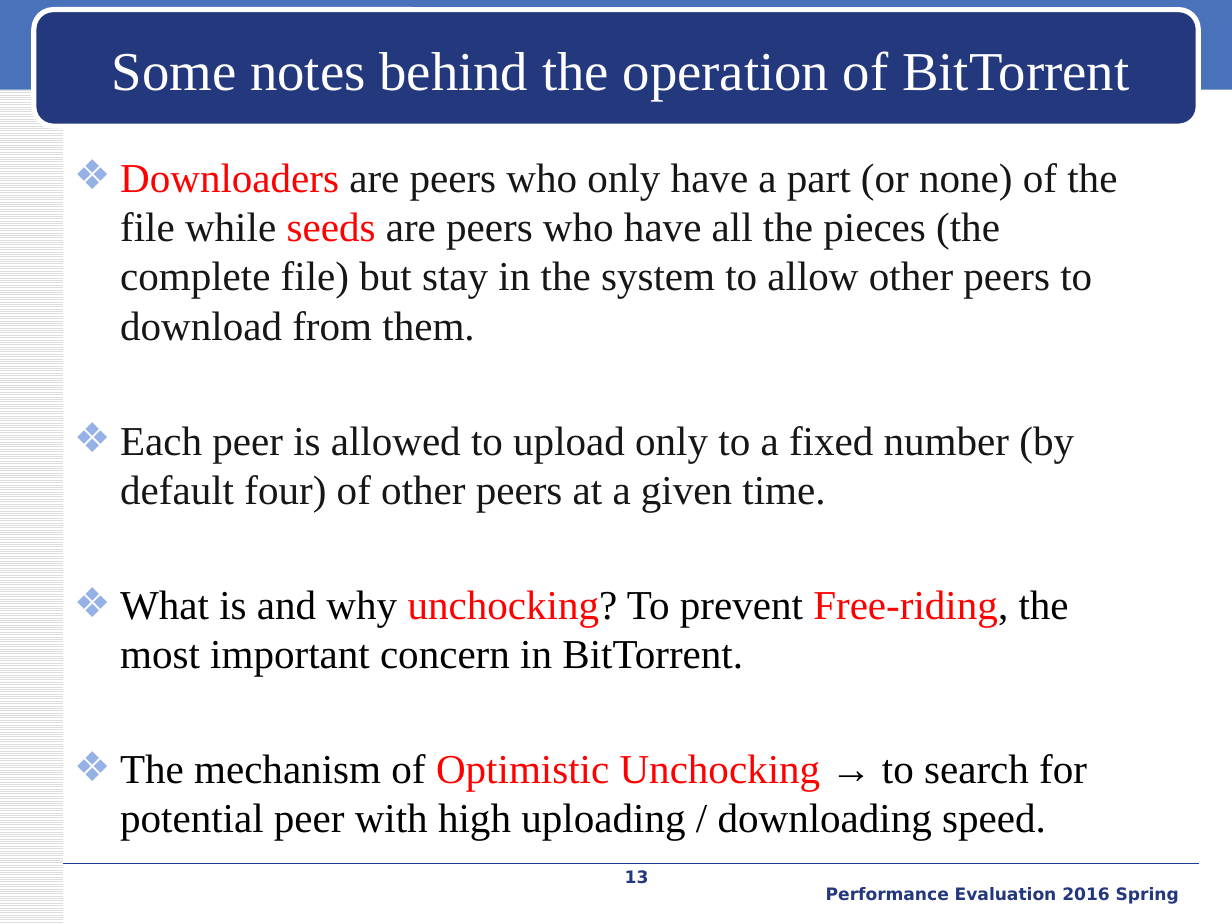
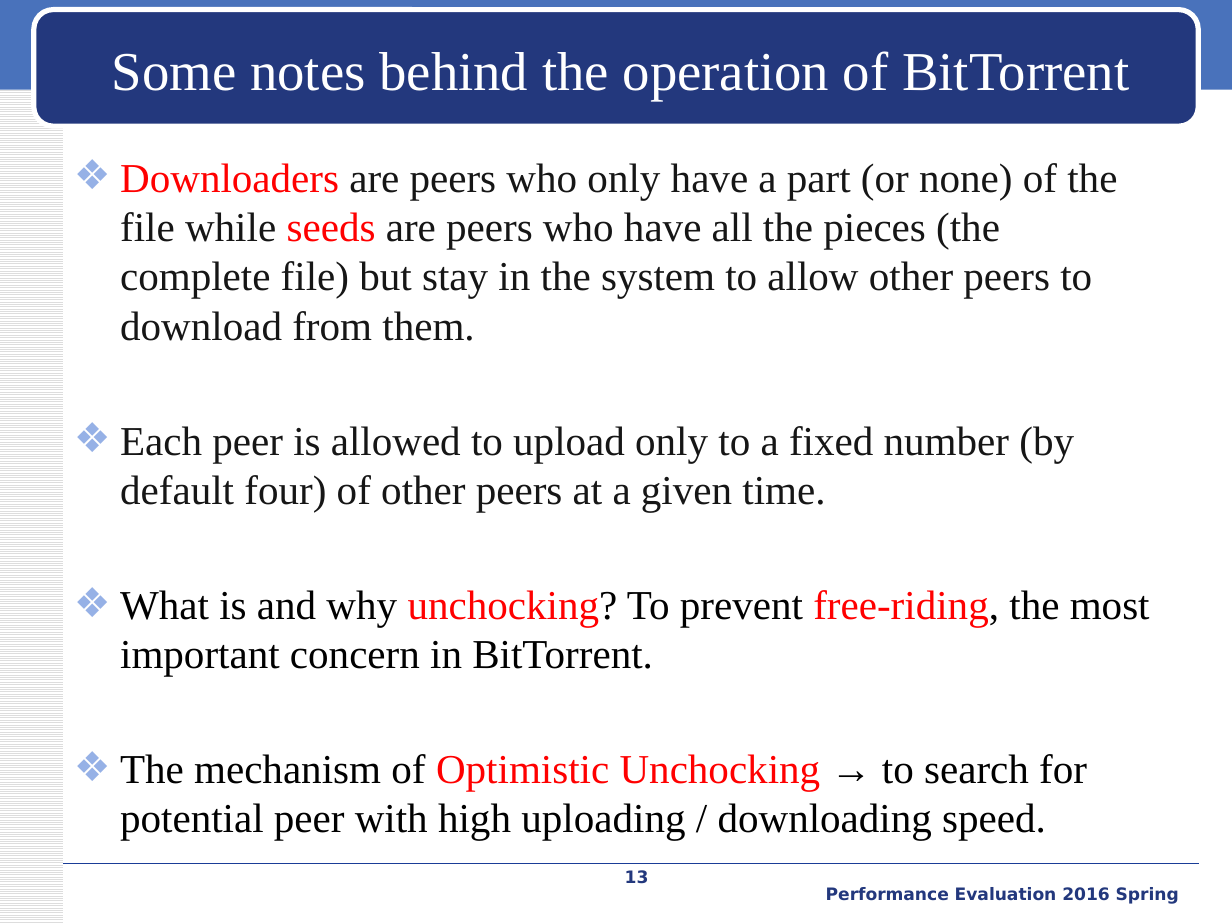
Before and after one commit to iamyuanchung/PE_104_2, a slide deck: slide 13 of final/BT-like-peer2peer.pptx. Drawn at 1232x924 pixels with LibreOffice and Linux fonts; fonts in the diff are those of the drawing; background and template pictures are left out. Boxes give left, top, right and bottom in pixels: in the first picture for what was removed or moved away, otherwise in the second. Text is boxed around its words. In the diff, an @@ line names an element or a change of style, - is before the commit and + after.

```diff
--- a/final/BT-like-peer2peer.pptx
+++ b/final/BT-like-peer2peer.pptx
@@ text at [120, 590, 1150, 676]: text changed @@
-❖ What is and why unchocking? To prevent Free-riding, the most important concern in BitTorrent.
+❖ What is and why unchocking? To prevent free-riding, the most important concern in BitTorrent.
```
Also in this commit, not shown: 3 other slides changed, 18 slides added.
